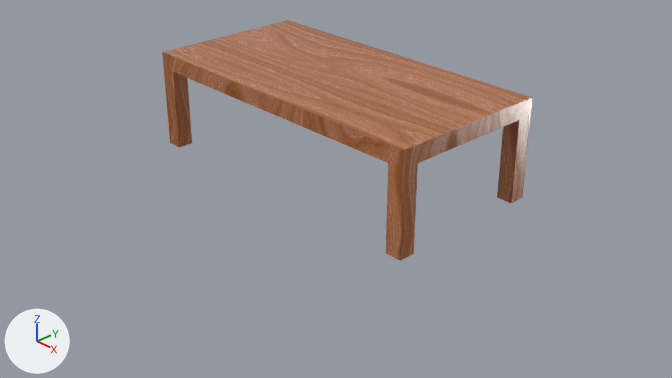
One commit to the Blender file Model/Environment/Nadza - Learning/tableAndChar.blend: the scene before it, then after it.
Before and after are seen from the file's camera 'Camera'. Arrows for +X, +Y and +Z are at lower left; the lights stay in place.

Script lines for the objects in view, before the commit:
```python
mat_table = bpy.data.materials.new('table')
mat_table.use_nodes = True; mat_table.node_tree.nodes.clear()
_N = mat_table.node_tree.nodes; _L = mat_table.node_tree.links
n0 = _N.new('ShaderNodeTexCoord'); n0.name = 'Texture Coordinate'
n1 = _N.new('ShaderNodeTexImage'); n1.name = 'Image Texture'
n1.image = img_wood_jpg
n1.projection = 'BOX'
n2 = _N.new('ShaderNodeOutputMaterial'); n2.name = 'Material Output'
n3 = _N.new('ShaderNodeBsdfPrincipled'); n3.name = 'Principled BSDF'
n3.distribution = 'GGX'
n3.subsurface_method = 'RANDOM_WALK_SKIN'
n4 = _N.new('ShaderNodeMapping'); n4.name = 'Mapping'
n5 = _N.new('ShaderNodeTexImage'); n5.name = 'Image Texture.001'
n5.image = img_wood_jpg
n5.projection = 'BOX'
_L.new(n3.outputs[0], n2.inputs[0])  # 'BSDF' to 'Surface'
_L.new(n1.outputs[0], n3.inputs[0])  # 'Color' to 'Base Color'
_L.new(n4.outputs[0], n1.inputs[0])  # 'Vector' to 'Vector'
_L.new(n0.outputs[0], n4.inputs[0])  # 'Generated' to 'Vector'
_L.new(n5.outputs[0], n3.inputs[2])  # 'Color' to 'Roughness'
_L.new(n4.outputs[0], n5.inputs[0])  # 'Vector' to 'Vector'
me_cube = bpy.data.meshes.new('Cube')
me_cube.from_pydata(...)  # 48 vertices, 46 faces; spans x -2.0..2.0, y -1.0..1.0, z -0.99..0.2
me_cube.materials.append(mat_table)
ob_table = bpy.data.objects.new('Table', me_cube)
ob_table.location = (0.0, 0.0, 1.2)
ob_table.scale = (1.0, 1.0, 1.0)
```
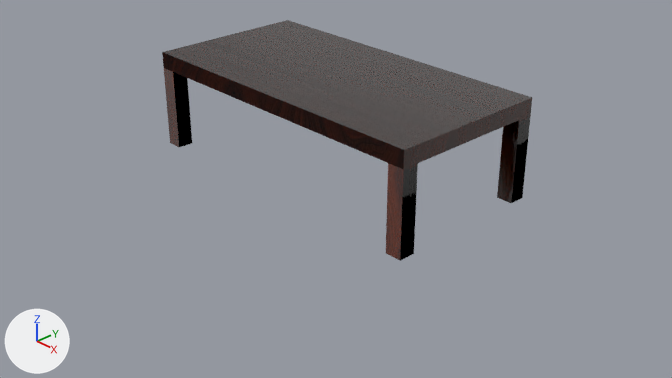
Boxes [x1, y1, x2, y2] around the edits, measured in the pictures (672 x 378 px):
'Table', surface changed (brown to grey)
    both: [162, 20, 532, 261]

The change, as a list of edits to the scene's bpy script:
```text
Change img_wood_jpg:
    img_wood_jpg: load_image('wood.jpg', '../Textures/Object Material/wood.jpg', 894, 894, 'Non-Color') -> load_image('wood.jpg.001', '../Textures/Object Material/wood.jpg', 894, 894, 'sRGB')
Change mat_table:
    add n6 = _N.new('ShaderNodeNormalMap'); n6.name = 'Normal Map'
    add n6.inputs[0].default_value = 0.5  # 'Strength'
    add n7 = _N.new('ShaderNodeTexImage'); n7.name = 'Image Texture.002'
    add n7.image = img_wood_jpg
    add n7.projection = 'BOX'
    where n4 = _N.new('ShaderNodeMapping'); n4.name = 'Mapping'
    where n3 = _N.new('ShaderNodeBsdfPrincipled'); n3.name = 'Principled BSDF'
    add _L.new(n4.outputs[0], n7.inputs[0])  # 'Vector' to 'Vector'
    add _L.new(n7.outputs[0], n6.inputs[1])  # 'Color' to 'Color'
    add _L.new(n6.outputs[0], n3.inputs[5])  # 'Normal' to 'Normal'
```
